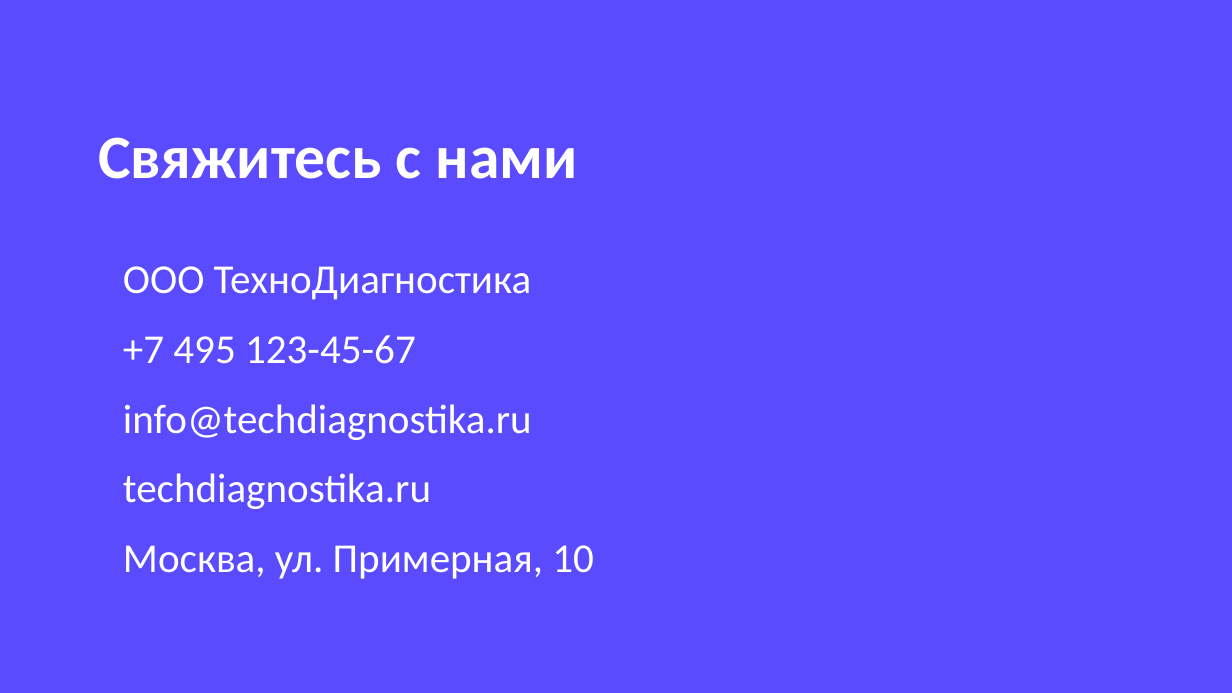
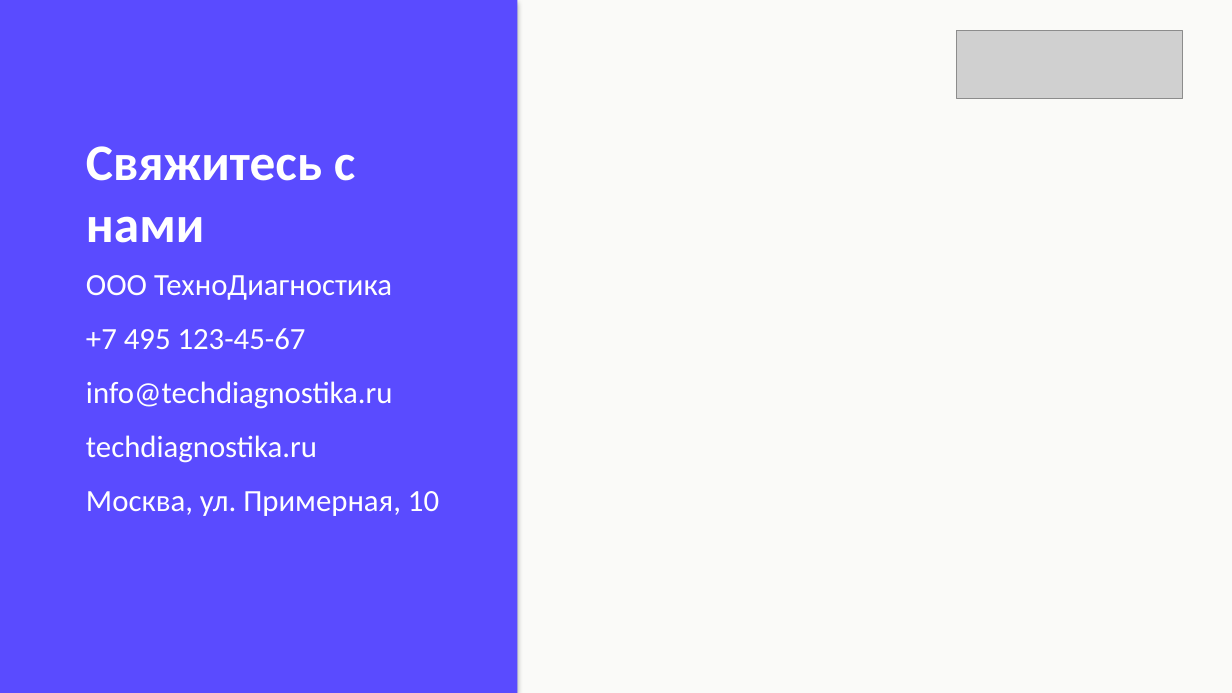
Before and after one commit to Katy-Klochkova/brandmarka, a slide deck: slide 3 of docs/presentation-example.pptx (slide 5 before the commit). Drawn at 1232x693 pixels with LibreOffice and Linux fonts; fonts in the diff are those of the drawing; grey boxes stand for pictures. Boxes give left, top, right and bottom in pixels: in the first picture for what was removed or moved away, otherwise in the second. Text is boxed around its words. In the diff, an @@ line names an element or a change of style, - is before the commit and + after.

```diff
--- a/docs/presentation-example.pptx
+++ b/docs/presentation-example.pptx
@@ background #FFFFFF to #FAFAF8 @@
@@ rectangle: place and size @@
-rectangle at <box>0,0,1232,692</box>
+rectangle at <box>0,0,517,692</box>
@@ picture added at <box>957,31,1183,99</box> @@
@@ text "Свяжитесь с нами": place and size @@
-text "Свяжитесь с нами" at <box>98,137,577,179</box>
+text "Свяжитесь с нами" at <box>86,146,355,243</box>
@@ text "Свяжитесь с нами" at <box>86,146,355,243</box>: size 36 to 30 pt @@
@@ text "ООО ТехноДиагностика": place and size @@
-text "ООО ТехноДиагностика" at <box>123,266,594,579</box>
+text "ООО ТехноДиагностика" at <box>86,275,439,516</box>
@@ text "ООО ТехноДиагностика" at <box>86,275,439,516</box>: size 24 to 18 pt; less space between paragraphs @@
```
Also in this commit, not shown: 2 other slides changed, 2 slides removed, 14 other files.
